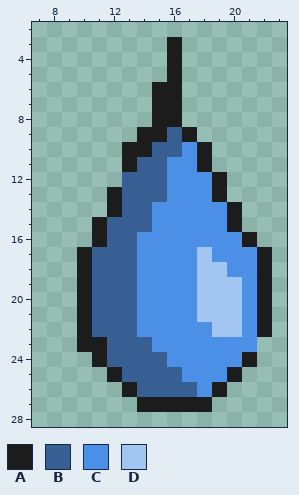
Two versions of one pixel-art sprite, farmhand/src/assets/icons/water-on.png. Above is the file before it was changed.
The file is 128x128 pixels, drawn in blocks of 4x4; one block is one cell here. Shown: x 7..23, y 2..28.
Palette (. is transparent): A #1c1c1c  B #375f93  C #4b8fe7  D #a2c5f2
And afterwards:
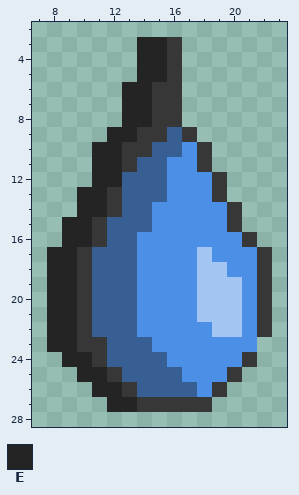
Colours new in this view: E #242424
Diff:
Colour A changes from #1c1c1c to #373737.
Colour E is added in rows 3 to 5 at x 14 to 15; in rows 6 to 8 at x 13 to 14; in row 9 at x 12 to 13; in rows 10 to 12 at x 11 to 12; in rows 13 to 14 at x 10 to 11; in rows 15 to 16 at x 9 to 10.
Colour E is added in rows 17 to 23 at x 8 to 9; in row 24 at x 9 to 10; in row 25 at x 10 to 11; in row 26 at x 11 to 12; in row 27 at x 12 to 13.
